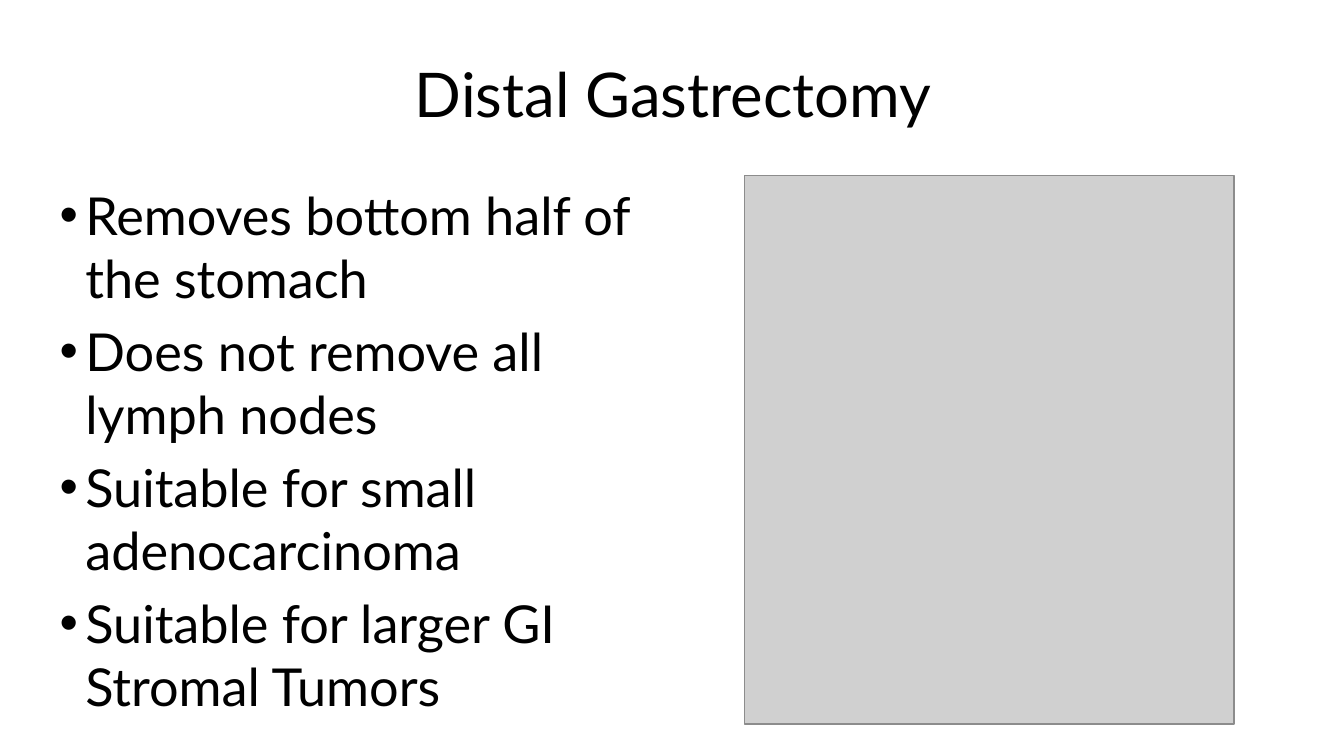
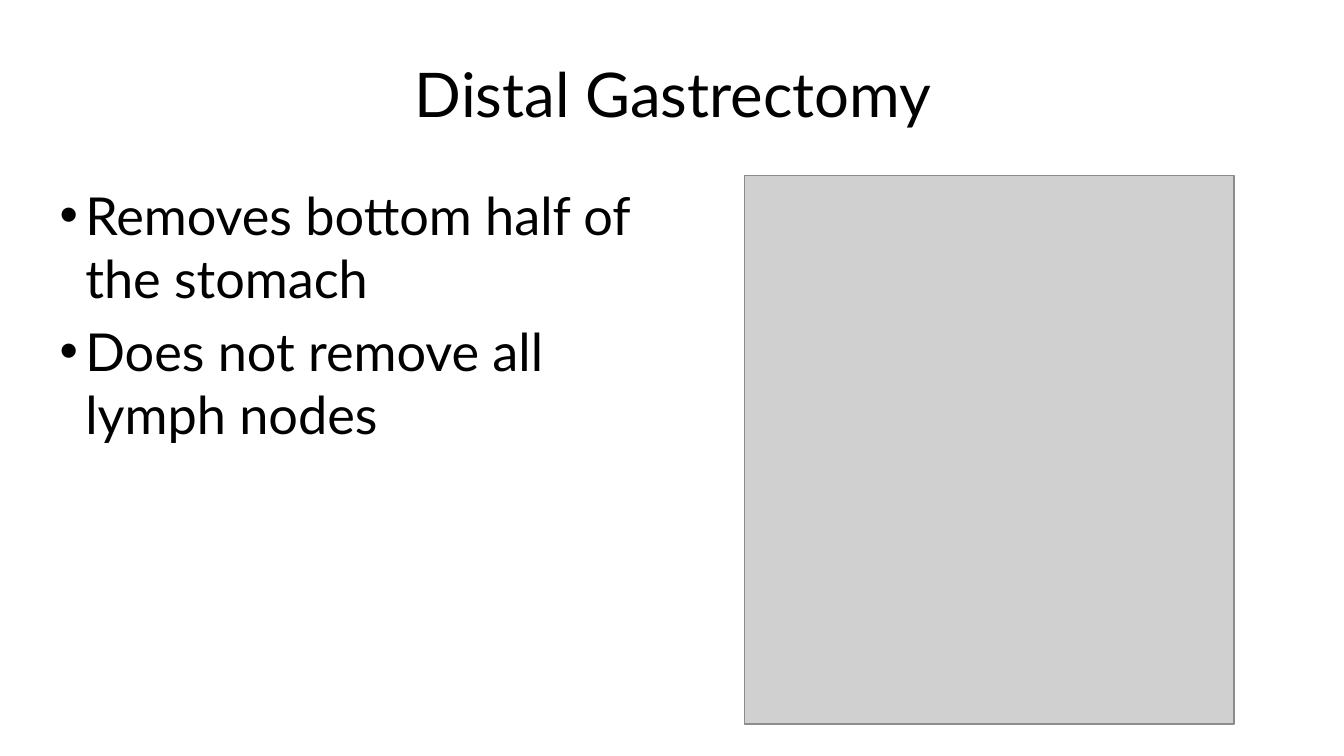
Before and after one commit to jcsalo/patient_education, a slide deck: slide 6 of lci_gastrectomy.pptx. Drawn at 1344x756 pixels with LibreOffice and Linux fonts; fonts in the diff are those of the drawing; grey boxes stand for pictures. Boxes give left, top, right and bottom in pixels: in the first picture for what was removed or moved away, otherwise in the second. Text is boxed around its words. In the diff, an @@ line names an element or a change of style, - is before the commit and + after.

```diff
--- a/lci_gastrectomy.pptx
+++ b/lci_gastrectomy.pptx
@@ text at [85,468,555,707]: paragraphs removed @@
-• Suitable for small adenocarcinoma
-• Suitable for larger GI Stromal Tumors
```
Also in this commit, not shown: 53 other files.
